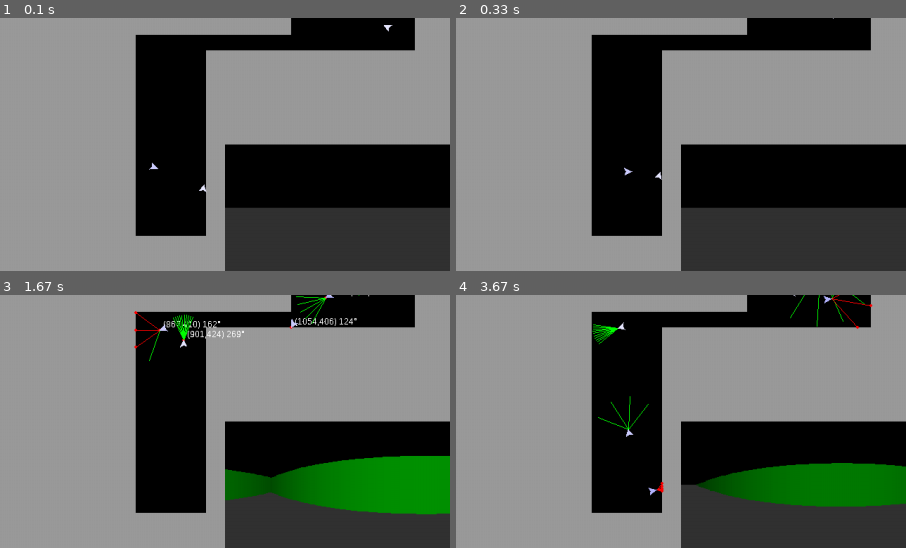
Above: before the commit, frames 1-4 (two rows, left to right).
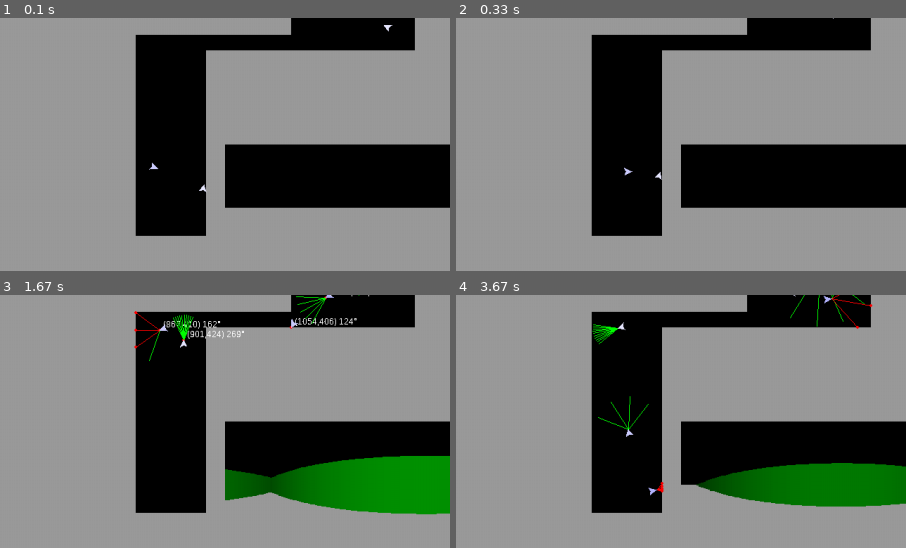
Above: after the commit, the same moments.

Repository: PatrickSinger99/MultiAgentSimulation
Game: pygame game, started from src/main.py
Two runs of this game, one before a commit and one after it. Both use one fixed random seed, a clock stepped at 60 frames per second and the inputs below.
Inputs:
- Up to frame 1 (0.1 s): no input
- Up to frame 2 (0.33 s): no input
- Up to frame 3 (1.67 s): tap R at 0.33 s; hold D 0.67-1.13 s; hold W 1.17-1.47 s; hold D from 1.5 s (still down); tap T at 1.65 s
- Up to frame 4 (3.67 s): release D at 1.97 s; hold A 2-2.53 s; hold S 2.57-2.87 s; hold A 2.9-3.3 s; tap T at 3.05 s; hold W from 3.33 s (still down)
The pictures show only the part of the screen within x 50-100%, y 50-100%; the shares and areas given below are measured in that part.

The runs differ from the first frame. In frame 1, 13% of the frame differs, in the area x 50-100%, y 74-100%; in frame 2, 13%; in frame 3, 8.3%; in frame 4, 9.4%.

Commit message:
refactored agent camera to separate class

Diff:
--- /dev/null
+++ b/src/gui_objects/agent_camera.py
@@ -0,0 +1,49 @@
+import pygame
+import math
+
+from src.colors import *
+
+
+class AgentCameraSurface(pygame.Surface):
+    def __init__(self, size, agent, sky_color=black, floor_color=grey):
+        super().__init__(size)
+
+        self.size = size
+        self.agent = agent
+        self.sky_color = sky_color
+        self.floor_color = floor_color
+
+        # Precalculate static parameter values
+        self.vision_line_width = self.size[0] / self.agent.vision_sensor.num_of_rays
+        self.y_middle = int(self.size[1] / 2)
+        self.max_vision_line_length = self.size[1]
+        self.max_collision_distance = self.agent.vision_sensor.ray_length
+        self.vision_line_length_per_distance_unit = self.max_vision_line_length / self.max_collision_distance
+        self.color_step_size = 200 / self.max_collision_distance
+
+    def display(self):
+
+        # Reset view. Set sky and floor color.
+        self.fill(black)
+        pygame.draw.rect(self, self.floor_color, (0, self.y_middle, self.size[0], self.y_middle))
+
+        # Get collision_distances from agent
+        collision_distances = self.agent.get_collision_distances()
+
+        # Draw a vision line for every vision ray collision
+        for i, collision_distance in enumerate(collision_distances):
+            if collision_distance is not None:
+
+                # Calculate length of vision line and line color
+                vision_line_length_pixel = (self.max_vision_line_length -
+                                            int(collision_distance * self.vision_line_length_per_distance_unit))
+                line_color = (0, 255 - (self.color_step_size * collision_distance), 0)
+
+                # Calculate coords for vision line
+                vision_line_coords = (self.vision_line_width * i,  # X
+                                      self.y_middle - int(vision_line_length_pixel / 2),  # Y
+                                      math.ceil(self.vision_line_width),  # width
+                                      vision_line_length_pixel)  # height
+
+                # Draw vision line
+                pygame.draw.rect(self, line_color, vision_line_coords)
--- a/src/main.py
+++ b/src/main.py
@@ -7,6 +7,7 @@
 from src.sim_objects.agent import Agent, PlayerControlledAgent
 from src.sim_objects.obstacle import Obstacle
 from src import utils
+from src.gui_objects.agent_camera import AgentCameraSurface
 
 
 def run_simulation(environment_dimensions: Tuple[int, int], simulation_fps: int = 30, number_of_agents: int = 20,
@@ -115,13 +116,10 @@
                                                                num_vision_sensors=100)  # Add more sensors for user agent
             self.agents.append(self.user_controlled_agent)
 
-        # TODO TEST
         # Add agent vision pov surface
-        self.agent_pov_surface_size = (320, 180)
-        self.agent_pov_surface = pygame.Surface(self.agent_pov_surface_size)
-        self.agent_pov_surface.fill(black)
-        self.agent_pov_surface_draw_coords = (self.size[0]-self.agent_pov_surface_size[0],
-                                              self.size[1]-self.agent_pov_surface_size[1])
+        self.agent_camera_dimensions = (320, 180)
+        self.agent_camera_surface = AgentCameraSurface(size=self.agent_camera_dimensions,
+                                                       agent=self.user_controlled_agent)
 
     def process_events(self):
         """
@@ -193,10 +191,10 @@
         # Reset screen
         screen.fill(black)
 
-        # Draw obstacles
+        # Display obstacles
         self.obstacles.draw(screen)
 
-        # Draw agents
+        # Display agents
         for agent in self.agents:
 
             # Draw entity info
@@ -248,38 +246,12 @@
             text_surface = self.debug_font.render("(R) Toggle Agent Sensors", True, blue)
             screen.blit(text_surface, (2, self.size[1] - 34))
 
-        # TODO TEMP only for user agent so far
+        # Display the agent camera (POV) in the bottom right corner of the screen
         if self.show_agent_pov:
-
-            self.agent_pov_surface.fill(black)
-
-            vision_line_thickness = self.agent_pov_surface_size[0] / self.user_controlled_agent.vision_sensor.num_of_rays
-
-            surface_y_middle = int(self.agent_pov_surface_size[1] / 2)
-            max_vision_line_size = self.agent_pov_surface_size[1]
-            max_collision_distance = self.user_controlled_agent.vision_sensor.ray_length
-            display_size_per_distance_unit = max_vision_line_size / max_collision_distance
-            color_step_size = 200 / max_collision_distance
-
-            # Draw floor
-            pygame.draw.rect(self.agent_pov_surface, (50, 50, 50), (0, surface_y_middle, self.agent_pov_surface_size[0], surface_y_middle))
-
-            collision_distances = self.user_controlled_agent.get_collision_distances()
-
-            for i, collision_distance in enumerate(collision_distances):
-                if collision_distance is not None:
-
-                    vision_line_length_pixel = max_vision_line_size - int(collision_distance * display_size_per_distance_unit)
-                    line_color = (0, 255 - (color_step_size*collision_distance), 0)
-
-                    # Calculate coords for one vision line
-                    vision_line_coords = (vision_line_thickness*i,  # X
-                                          surface_y_middle - int(vision_line_length_pixel/2),  # Y
-                                          math.ceil(vision_line_thickness),  # width
-                                          vision_line_length_pixel)  # height
-                    pygame.draw.rect(self.agent_pov_surface, line_color, vision_line_coords)
-
-            screen.blit(self.agent_pov_surface, self.agent_pov_surface_draw_coords)
+            draw_coords = (self.size[0] - self.agent_camera_dimensions[0],
+                           self.size[1] - self.agent_camera_dimensions[1])
+            self.agent_camera_surface.display()  # Update camera display
+            screen.blit(self.agent_camera_surface, draw_coords)
 
         self.timer_draw_frame = time.time() - timer_start
 
Renamed: src/sim_objects/button.py -> src/gui_objects/button.py
